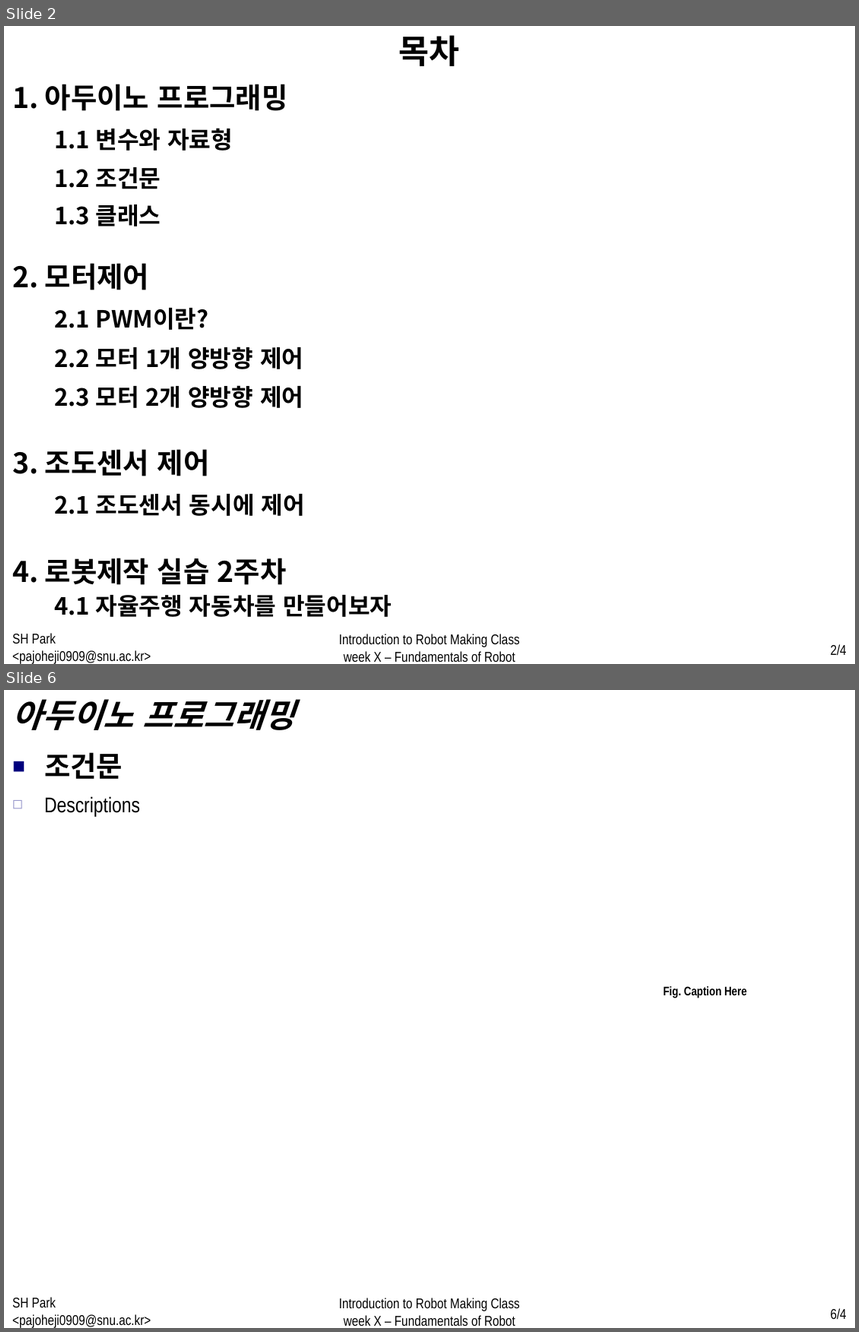
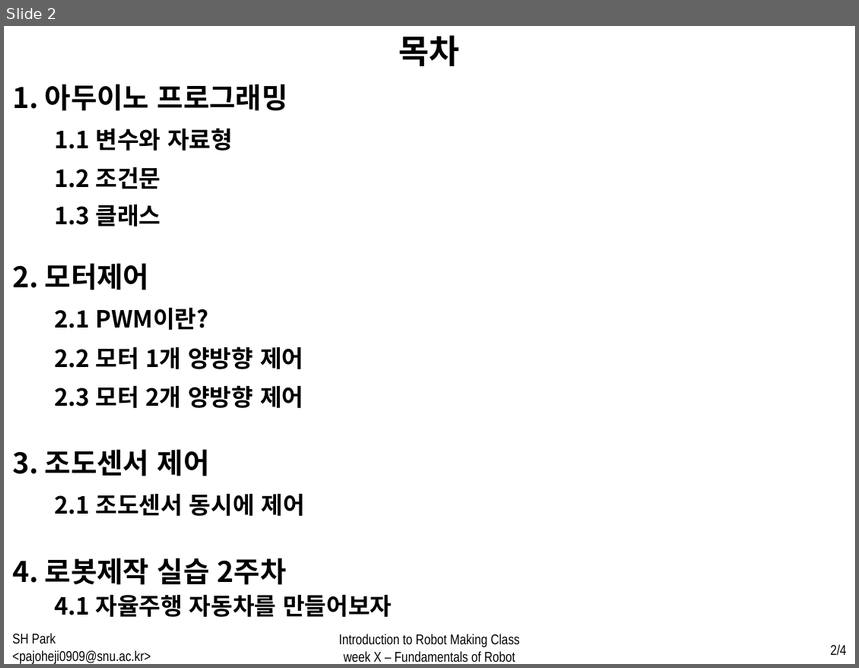
Before and after one commit to WhenTheyCry96/RobotTutorial, a slide deck: PPT/week2.pptx. Shown one above the other, each under a label of ours: slides 2 and 6 before the commit, slide 2 after it; the slides between them are not shown. The pictures are 859x1332 and 859x668 pixels, drawn with LibreOffice and Linux fonts; fonts in the diff are those of the drawing. Boxes give left, top, right and bottom in pixels: in the first picture for what was removed or moved away, otherwise in the second. Text is boxed around its words. In the diff, an @@ line names an element or a change of style, - is before the commit and + after.

```diff
--- a/PPT/week2.pptx
+++ b/PPT/week2.pptx
@@ slide 6 removed at <box>4,690,855,1328</box>, background #FFFFFF @@
@@ text removed at <box>12,699,295,730</box> @@
-아두이노 프로그래밍
@@ text removed at <box>44,752,123,779</box> @@
-■ 조건문
@@ text removed at <box>44,796,140,816</box> @@
-  ◻ Descriptions
@@ text removed at <box>664,986,747,999</box> @@
-Fig. Caption Here
@@ text removed at <box>12,1297,151,1328</box> @@
-SH Park <pajoheji0909@snu.ac.kr>
@@ text removed at <box>339,1298,520,1326</box> @@
-Introduction to Robot Making Class
-week X – Fundamentals of Robot
@@ page number removed at <box>831,1309,847,1320</box> @@
-6/4
```
Also in this commit, not shown: 12 slides changed, 1 slide added, 1 other slide removed, 2 other files.
